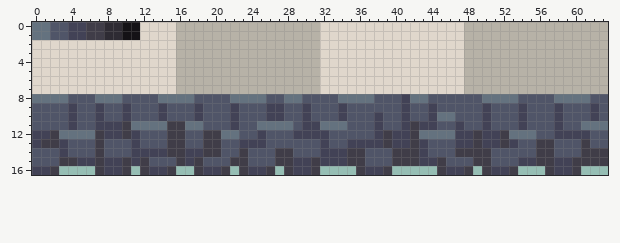
Pixel-art sprite: sprites/areas/Trench/sprWallTrenchBot.png. Above is the file before it was changed.
The file is 64x17 pixels.
New version:
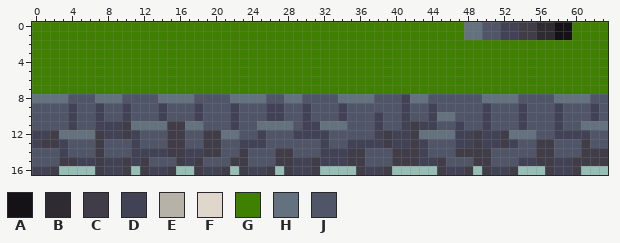
Palette (. is transparent): A #141216  B #2e2b33  C #403d48  D #424256  E #b7b2a7  F #e0d7cc  G #408000  H #64727f  J #505568
The exact change:
y 0..1: x 0..63 HHJJDDCCBBAAFFFFEEEEEEEEEEEEEEEEFFFFFFFFFFFFFFFFEEEEEEEEEEEEEEEE -> GGGGGGGGGGGGGGGGGGGGGGGGGGGGGGGGGGGGGGGGGGGGGGGGHHJJDDCCBBAAGGGG
y 2..7: x 0..63 FFFFFFFFFFFFFFFFEEEEEEEEEEEEEEEEFFFFFFFFFFFFFFFFEEEEEEEEEEEEEEEE -> GGGGGGGGGGGGGGGGGGGGGGGGGGGGGGGGGGGGGGGGGGGGGGGGGGGGGGGGGGGGGGGG
Changed places in both pictures, as pixel boxes (x1, y1, x2, y2):
changed: (32, 22, 608, 94)
